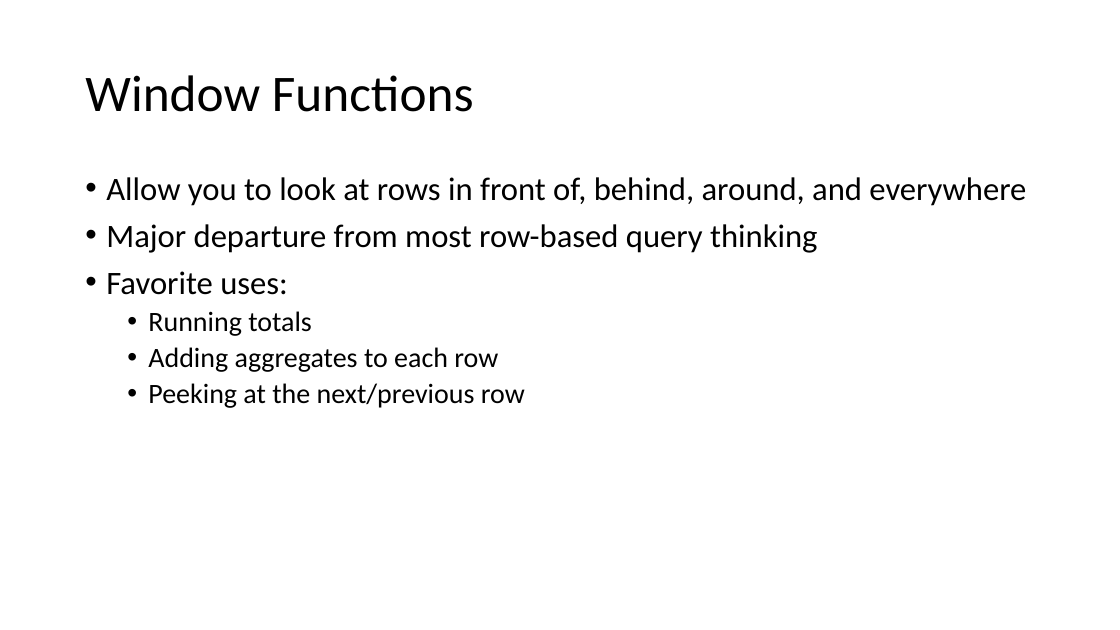
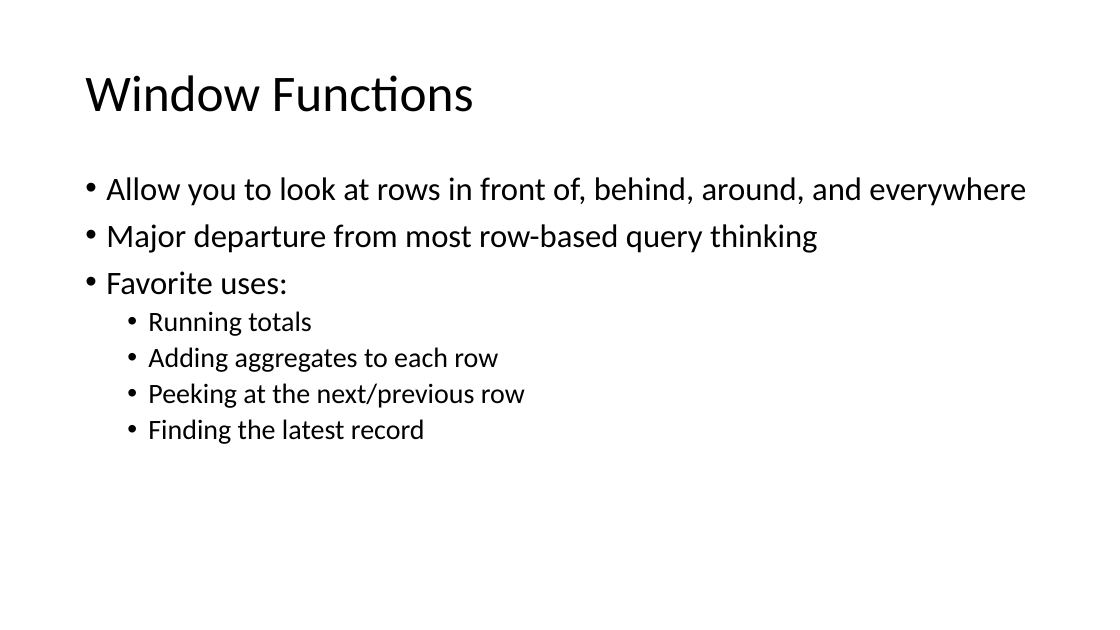
Before and after one commit to f0rk/pygotham-2019, a slide deck: slide 19 of pygotham-2019.pptx (slide 14 before the commit). Drawn at 1120x630 pixels with LibreOffice and Linux fonts; fonts in the diff are those of the drawing. Boxes give left, top, right and bottom in pixels: in the first picture for what was removed or moved away, otherwise in the second. Text is boxed around its words. In the diff, an @@ line names an element or a change of style, - is before the commit and + after.

```diff
--- a/pygotham-2019.pptx
+++ b/pygotham-2019.pptx
@@ text at bbox=[148, 419, 425, 444]: paragraph added @@
+  • Finding the latest record
```
Also in this commit, not shown: 3 other slides changed, 13 slides added, 1 other file.
